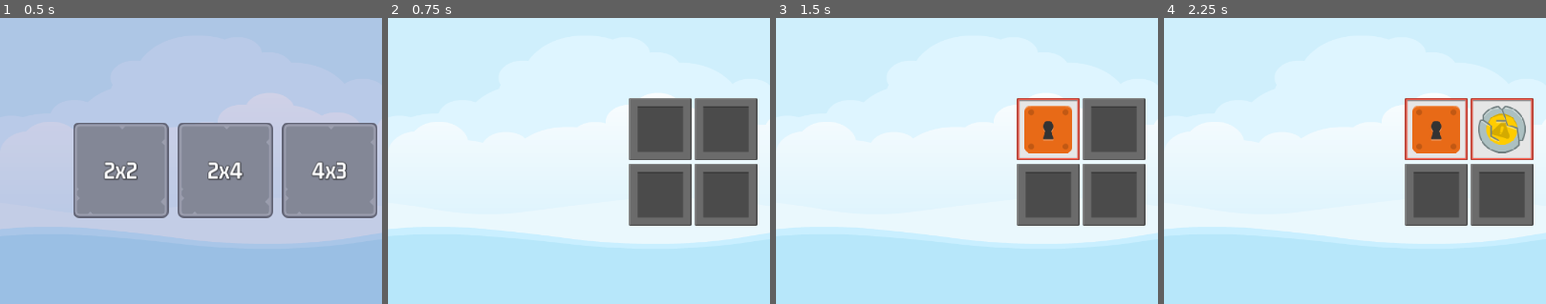
Above: before the commit, frames 1-4 (left to right).
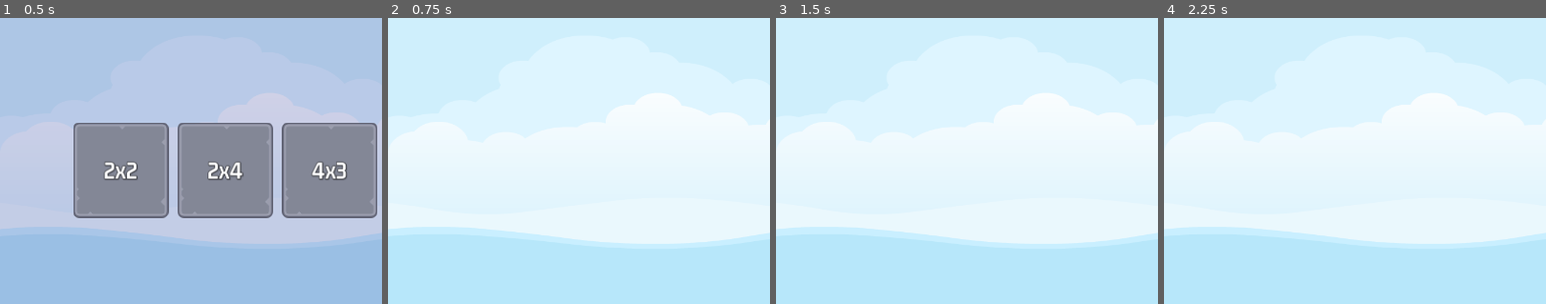
Above: after the commit, the same moments.

Repository: jaerrib/learning-godot
Game: Godot game, scene res://scenes/master/master.tscn
Two runs of this game, one before a commit and one after it. Both use one fixed random seed, a clock stepped at 60 frames per second and the inputs below.
Inputs (mouse positions are % of the whole screen's width and height, from its top left):
- Up to frame 1 (0.5 s): no input
- Up to frame 2 (0.75 s): click "2x2" at 0.5 s
- Up to frame 3 (1.5 s): click (36, 44) at 1.27 s
- Up to frame 4 (2.25 s): click (44, 44) at 2.02 s
The pictures show only the part of the screen within x 0-50%, y 25-75%; the shares and areas given below are measured in that part.

Frame 1 is identical in both runs. In frame 2, 14% of the frame differs, in the area x 63-97%, y 28-73%; in frame 3, 14%; in frame 4, 13%.
Error after the commit: Parse Error: Could not find type "MemoryTitle" in the current scope. (res://scenes/game/game.gd:19)

Commit message:
Fix class name spelling

Diff:
--- a/memory-madness/memory_tile/memory_tile.gd
+++ b/memory-madness/memory_tile/memory_tile.gd
@@ -1,7 +1,7 @@
 extends TextureButton
 
 
-class_name MemoryTitle
+class_name MemoryTile
 
 
 @onready var frame_image: TextureRect = $FrameImage
